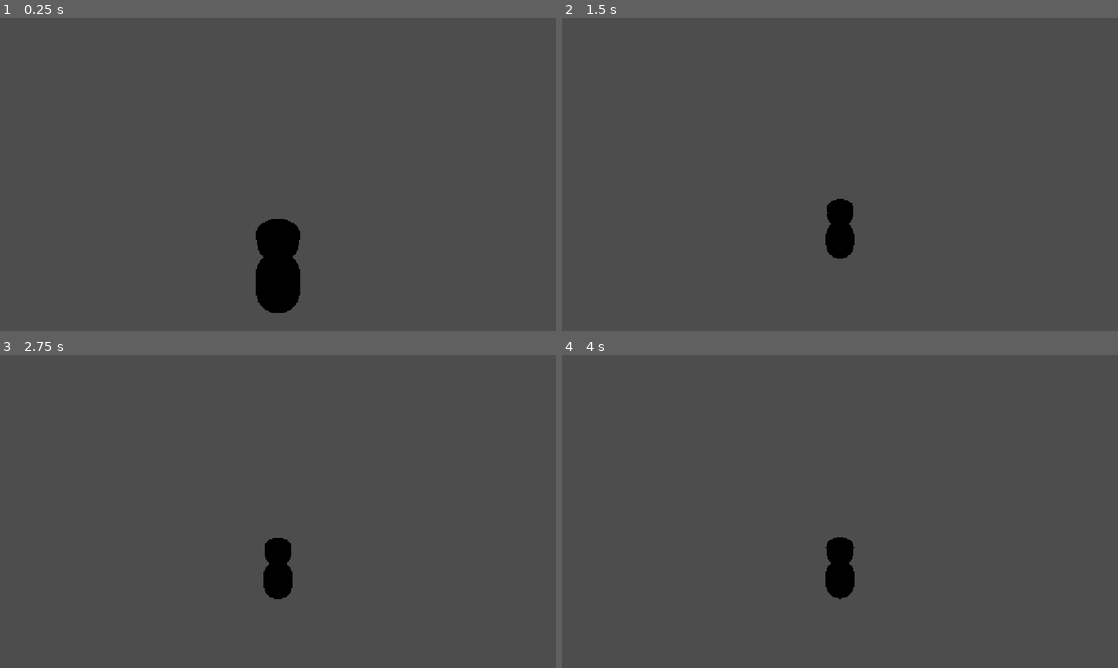
Above: before the commit, frames 1-4 (two rows, left to right).
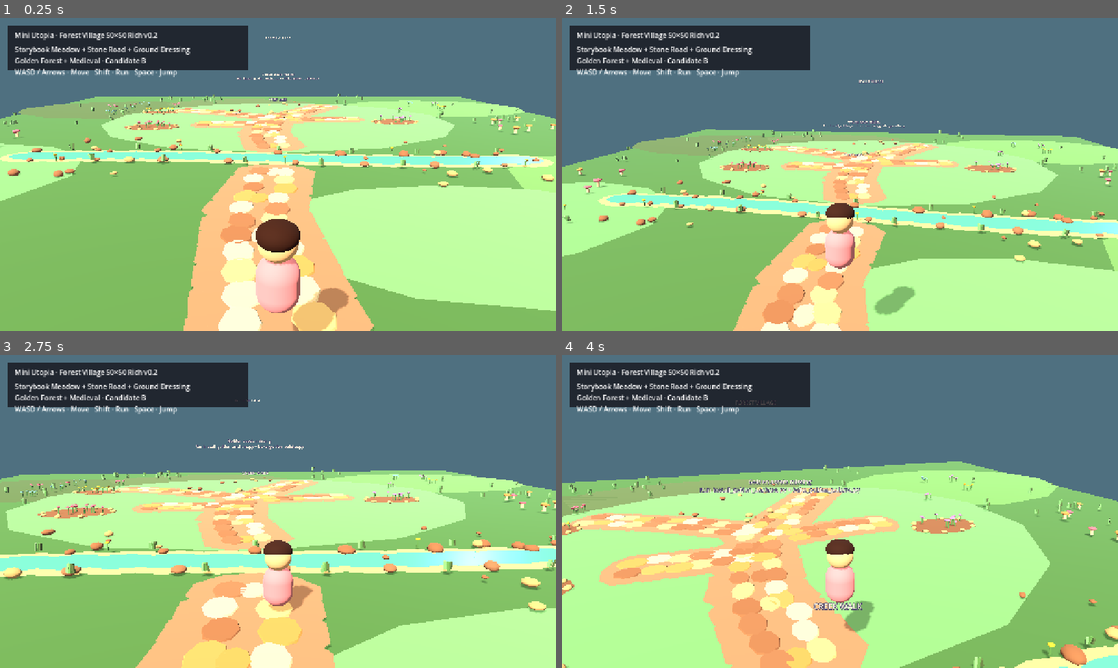
Above: after the commit, the same moments.

Repository: Mrlukahuang/mini-utopia-studio
Game: Godot game, scene res://scenes/forest_village_50x50_rich_v0_2.tscn
Two runs of this game, one before a commit and one after it. Both use one fixed random seed, a clock stepped at 60 frames per second and the inputs below. This scene is started directly instead of the project's main scene.
Inputs (mouse positions are in pixels of both pictures, inside the frame that each line leads up to):
- Up to frame 1 (0.25 s): no input
- Up to frame 2 (1.5 s): tap Enter at 0.5 s; move the mouse to (867, 174) at 0.52 s; hold W (move_forward) from 0.53 s (still down); tap E (interact) at 0.6 s; tap Space (jump) at 0.77 s; move the mouse to (812, 174) at 1.27 s; tap Shift (run) at 1.35 s
- Up to frame 3 (2.75 s): keep holding W (move_forward); tap Space (jump) at 1.52 s; move the mouse to (289, 505) at 2.02 s; tap E (interact) at 2.1 s
- Up to frame 4 (4 s): keep holding W (move_forward); move the mouse to (834, 517) at 2.77 s; tap Shift (run) at 2.85 s; tap Space (jump) at 3.02, 3.77 s; move the mouse to (878, 514) at 3.52 s; tap E (interact) at 3.6 s

The runs differ from the first frame. In frame 1, 100% of the frame differs, in the area x 0-100%, y 0-100%; in frame 2, 100%; in frame 3, 100%; in frame 4, 100%.
Error before the commit: Parse Error: Cannot infer the type of "jitter" variable because the value doesn't have a set type. (res://scripts/forest_village_50x50_rich.gd:244)

Commit message:
Fix typed stone-path jitter for Godot parser

Diff:
--- a/godot/scripts/forest_village_50x50_rich.gd
+++ b/godot/scripts/forest_village_50x50_rich.gd
@@ -240,8 +240,9 @@
             )
 
             var row_offset := width * 0.23
-            for side in [-1.0, 1.0]:
-                var jitter := perpendicular * (row_offset * side)
+            for side_value in [-1.0, 1.0]:
+                var side: float = float(side_value)
+                var jitter: Vector3 = perpendicular * (row_offset * side)
                 jitter += perpendicular * rng.randf_range(-0.14, 0.14)
                 var paver_color := _color(
                     String(stone_keys[rng.randi_range(0, stone_keys.size() - 1)])
